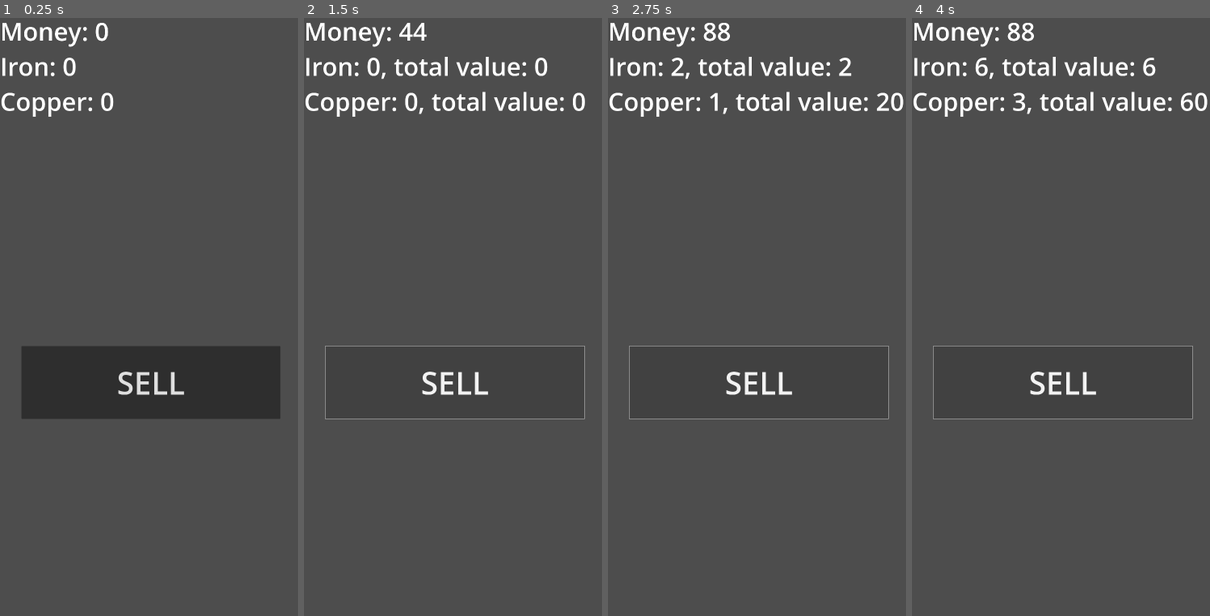
Above: before the commit, frames 1-4 (left to right).
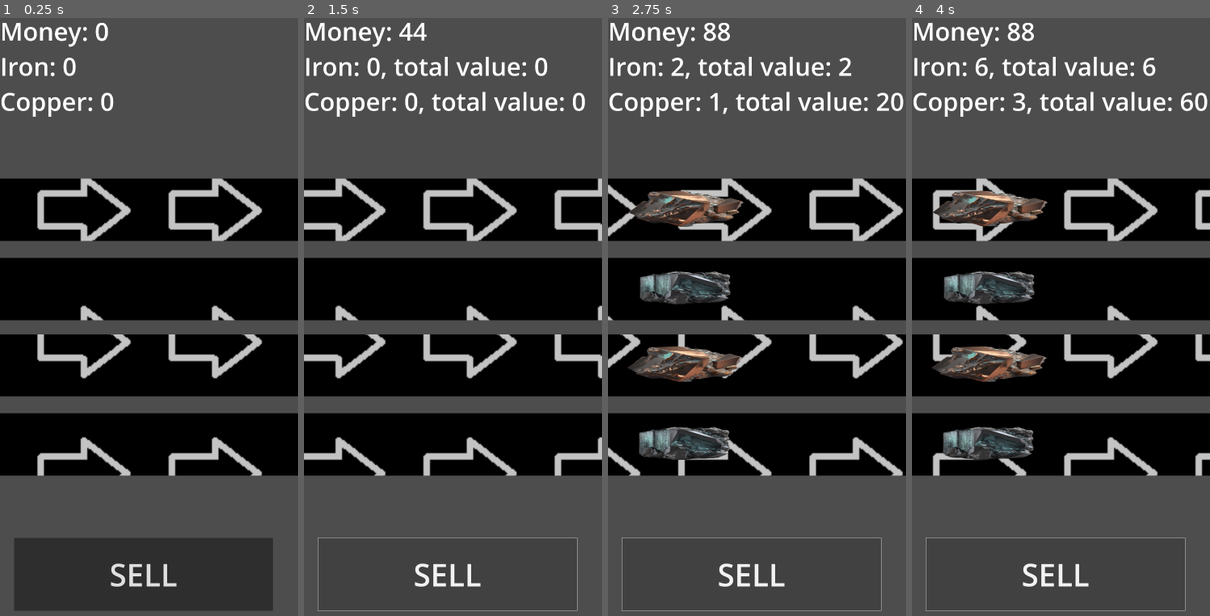
Above: after the commit, the same moments.

Repository: TheHaput/IdleProyecto
Game: Godot game, scene res://scenes/main.tscn
The game is run twice, just before and just after one commit, with the same random seed, the same clock (stepped at 60 frames per second) and the same inputs. Before the commit the project starts from res://scenes/gui.tscn.
Inputs:
- Up to frame 1 (0.25 s): no input
- Up to frame 2 (1.5 s): click "SELL" at 0.5 s; click "SELL" at 1.25 s
- Up to frame 3 (2.75 s): click "SELL" at 2 s
- Up to frame 4 (4 s): no input

The runs differ from the first frame. In frame 1, 54% of the frame differs, in the area x 0-100%, y 26-100%; in frame 2, 42%; in frame 3, 40%; in frame 4, 41%.

Commit message:
Arreglado shader de los conveyors y creado objetos que se teletransportan horizontalmente. Actualmente 2 recursos siendo creados. La venta todavia no tiene nada que ver con los conveyors

Diff:
--- a/idleproyecto/assets/shaders/conveyorAnimation.gdshader
+++ b/idleproyecto/assets/shaders/conveyorAnimation.gdshader
@@ -1,12 +1,12 @@
 shader_type canvas_item;
 
-uniform float scroll_speed = 1.0;
+uniform float scroll_speed = 1;
 uniform float texture_scale = 1.0;
 
 void fragment() {
     // Calculate the UV offset to create the scrolling effect
     vec2 uv = FRAGCOORD.xy / texture_scale;
-    uv.x += TIME * scroll_speed;
+    uv.x -= TIME * scroll_speed;
     uv.x = fract(uv.x); // Keep UV within [0,1] to repeat the texture
 
     COLOR = texture(TEXTURE, uv);
--- a/idleproyecto/project.godot
+++ b/idleproyecto/project.godot
@@ -11,7 +11,7 @@
 [application]
 
 config/name="IdleProyecto"
-run/main_scene="res://scenes/gui.tscn"
+run/main_scene="res://scenes/main.tscn"
 config/features=PackedStringArray("4.3", "Mobile")
 config/icon="res://icon.svg"
 
--- a/idleproyecto/resources/Copper.tres
+++ b/idleproyecto/resources/Copper.tres
@@ -1,8 +1,10 @@
-[gd_resource type="Resource" script_class="ResourceData" load_steps=2 format=3 uid="uid://um3r4b6pulml"]
+[gd_resource type="Resource" script_class="ResourceData" load_steps=3 format=3 uid="uid://um3r4b6pulml"]
 
 [ext_resource type="Script" path="res://scripts/ResourceData.gd" id="1_laifh"]
+[ext_resource type="Texture2D" uid="uid://b2mlw2hfr0mc2" path="res://assets/sprites/copperOre.png" id="2_uari1"]
 
 [resource]
 script = ExtResource("1_laifh")
 name = "Copper"
 value = 20
+sprite = ExtResource("2_uari1")
--- a/idleproyecto/resources/Iron.tres
+++ b/idleproyecto/resources/Iron.tres
@@ -1,8 +1,10 @@
-[gd_resource type="Resource" script_class="ResourceData" load_steps=2 format=3 uid="uid://oaja5cm7biir"]
+[gd_resource type="Resource" script_class="ResourceData" load_steps=3 format=3 uid="uid://oaja5cm7biir"]
 
 [ext_resource type="Script" path="res://scripts/ResourceData.gd" id="1_vpj5w"]
+[ext_resource type="Texture2D" uid="uid://dikst82eckk55" path="res://assets/sprites/ironOre.png" id="2_gdsh1"]
 
 [resource]
 script = ExtResource("1_vpj5w")
 name = "Iron"
 value = 1
+sprite = ExtResource("2_gdsh1")
--- a/idleproyecto/scenes/conveyor.tscn
+++ b/idleproyecto/scenes/conveyor.tscn
@@ -1,12 +1,21 @@
-[gd_scene load_steps=3 format=3 uid="uid://3ukvahbo8hxa"]
+[gd_scene load_steps=5 format=3 uid="uid://df4hmpimw53v4"]
 
 [ext_resource type="Script" path="res://scripts/ConveyorBelt.gd" id="1_63gp6"]
+[ext_resource type="Shader" path="res://assets/shaders/conveyorAnimation.gdshader" id="2_x4rgq"]
 [ext_resource type="Texture2D" uid="uid://dncnktx4bwvg1" path="res://assets/sprites/Conveyor 22222.png" id="3_k0vku"]
 
-[node name="Conveyor" type="Node2D"]
+[sub_resource type="ShaderMaterial" id="ShaderMaterial_cyh4c"]
+shader = ExtResource("2_x4rgq")
+shader_parameter/scroll_speed = 0.5
+shader_parameter/texture_scale = 325.0
+
+[node name="Conveyor" type="Sprite2D"]
+texture_repeat = 2
+material = SubResource("ShaderMaterial_cyh4c")
+position = Vector2(1072.25, 147)
+scale = Vector2(21.495, 3)
+texture = ExtResource("3_k0vku")
 script = ExtResource("1_63gp6")
 
-[node name="Sprite2D" type="Sprite2D" parent="."]
-position = Vector2(803.5, 2359.38)
-scale = Vector2(29.97, 4.0925)
-texture = ExtResource("3_k0vku")
+[node name="ItemContainer" type="Node2D" parent="."]
+position = Vector2(-49.6362, -1.66667)
--- a/idleproyecto/scenes/gui.tscn
+++ b/idleproyecto/scenes/gui.tscn
@@ -41,10 +41,10 @@
 [node name="Button" type="Button" parent="."]
 texture_filter = 4
 layout_mode = 0
-offset_left = 104.0
-offset_top = 1601.0
-offset_right = 1355.0
-offset_bottom = 1952.0
+offset_left = 68.0
+offset_top = 2526.0
+offset_right = 1319.0
+offset_bottom = 2877.0
 theme_override_font_sizes/font_size = 150
 text = "SELL"
 
--- /dev/null
+++ b/idleproyecto/scenes/main.tscn
@@ -0,0 +1,22 @@
+[gd_scene load_steps=4 format=3 uid="uid://dhn00l5tiycub"]
+
+[ext_resource type="Script" path="res://scripts/MainGameLoop.gd" id="1_e3dx5"]
+[ext_resource type="PackedScene" uid="uid://dwuqi8bn3vv5c" path="res://scenes/gui.tscn" id="1_ofy2d"]
+[ext_resource type="PackedScene" uid="uid://df4hmpimw53v4" path="res://scenes/conveyor.tscn" id="2_43lhq"]
+
+[node name="MainScene" type="Node2D"]
+script = ExtResource("1_e3dx5")
+
+[node name="GUI" parent="." instance=ExtResource("1_ofy2d")]
+
+[node name="Conveyor" parent="." instance=ExtResource("2_43lhq")]
+position = Vector2(899, 2076)
+
+[node name="Conveyor2" parent="." instance=ExtResource("2_43lhq")]
+position = Vector2(903, 1694)
+
+[node name="Conveyor3" parent="." instance=ExtResource("2_43lhq")]
+position = Vector2(903.25, 1326)
+
+[node name="Conveyor4" parent="." instance=ExtResource("2_43lhq")]
+position = Vector2(907.25, 944)
--- a/idleproyecto/scripts/ConveyorBelt.gd
+++ b/idleproyecto/scripts/ConveyorBelt.gd
@@ -1,18 +1,21 @@
-extends Node2D
+extends Sprite2D # Keep extending Sprite2D since it's still the root node
 
-# Conveyor settings
-var slot_count = 10  # Number of slots on the conveyor
-var slot_speed = 1.0  # Time between movements in seconds
-var slot_width = 64  # Width of each slot, adjust based on your setup
-var conveyor_y_position = 200  # Y position of the conveyor belt
-
-# Conveyor state
-var conveyor_slots = [] # Array to store items on the conveyor
+var slot_count = 10
+var slot_width = 25
+var conveyor_y_position = 0
+var slot_speed = 2.4
+var conveyor_slots = []
+var item_sprites = []
 
 func _ready():
-	conveyor_slots.resize(slot_count)
+	# Initialize conveyor slots and item sprites
+	var item_container = $ItemContainer # Reference to the ItemContainer Node2D
 	for i in range(slot_count):
-		conveyor_slots[i] = null  # Initialize all slots as empty
+		conveyor_slots.append(null)
+		var sprite_instance = Sprite2D.new()
+		sprite_instance.visible = false # Initially invisible
+		item_sprites.append(sprite_instance)
+		item_container.add_child(sprite_instance) # Add to ItemContainer
 
 	start_conveyor()
 
@@ -24,26 +27,24 @@
 	timer.start()
 
 func _move_items():
-	# slot_count - 1 to avoid out of bounds access (array begins at 0)
-	# Begins at last element and goes backward
+	# Shift items to the right, from the last slot to the first
 	for i in range(slot_count - 1, 0, -1):
-		conveyor_slots[i] = conveyor_slots[i - 1] # Shift items to the right
-	conveyor_slots[0] = null  # First slot gets new item or stays empty
+		conveyor_slots[i] = conveyor_slots[i - 1]
+	conveyor_slots[0] = null # First slot gets new item or stays empty
 	update_display()
 
 func add_item(item: ResourceData):
-	conveyor_slots[0] = item  # Place a new item in the first slot
+	conveyor_slots[0] = item # Place a new item in the first slot
+	update_display()
 
 func update_display():
-	# Remove all existing children (previous item sprites)
-	for child in get_children():
-		if child is Sprite2D:
-			child.queue_free()
-
-	# Visualize the items moving on the conveyor
+	# Update the item sprites based on conveyor_slots
 	for i in range(slot_count):
 		if conveyor_slots[i]:
-			var sprite_instance = Sprite2D.new()
-			sprite_instance.texture = conveyor_slots[i].sprite
-			sprite_instance.position = Vector2(i * slot_width, conveyor_y_position)
-			add_child(sprite_instance)
+			item_sprites[i].texture = conveyor_slots[i].sprite
+			item_sprites[i].position = Vector2(i * slot_width, conveyor_y_position) # Adjust position based on slot index
+			item_sprites[i].scale = Vector2(0.125, 0.3)
+			print_debug(item_sprites[i].position)
+			item_sprites[i].visible = true
+		else:
+			item_sprites[i].visible = false
--- /dev/null
+++ b/idleproyecto/scripts/MainGameLoop.gd
@@ -0,0 +1,35 @@
+extends Node2D
+
+
+var conveyor_nodes = []
+var iron_resource
+var copper_resource
+
+func _ready():
+	# Referencia al nodo Conveyor
+	for child in get_children():
+		if "Conveyor" in child.name:
+			conveyor_nodes.append(child)
+
+	iron_resource = preload("res://resources/Iron.tres")
+	copper_resource = preload("res://resources/Copper.tres")
+
+	# Llamar a la función add_item en el Conveyor nada mas carga la escena
+	#conveyor.add_item(iron_resource)
+
+	# Start timer that creates ores every X seconds
+	var timer = Timer.new()
+	timer.wait_time = 2.0  # Añadir un nuevo iron_resource cada 2 segundos
+	timer.connect("timeout", _on_timer_timeout)
+	add_child(timer)
+	timer.start()
+
+func _on_timer_timeout():
+	# Llamar a add_item repetidamente
+	for i in range(conveyor_nodes.size()):
+		var conveyor = conveyor_nodes[i]
+		# Si es un numero par
+		if i % 2 == 0:
+			conveyor.add_item(iron_resource)
+		else:
+			conveyor.add_item(copper_resource)
Binary file added: idleproyecto/assets/sprites/copperOre.png
Not shown, added: idleproyecto/assets/sprites/copperOre.png.import
